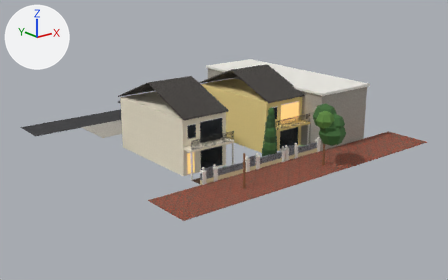
One commit to the glTF model art/models/home/shenton/shenton_site.glb: the scene before it, then after it.
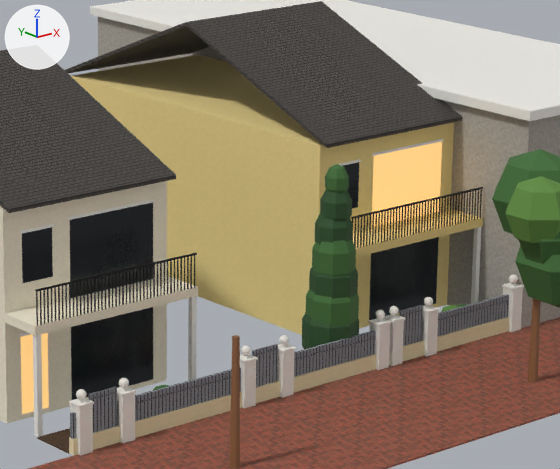
Old and new are each drawn whole from a 50 mm camera at (-40.0, -49.6, 22.7) aimed at (5.9, 7.8, -0.3) and again close up on the part from 41% to 74% of the width and 23% to 67% of the height. Lighting does not change. The marker at upper left points along +X, +Y and +Z. The older version's two pictures come first. Where no turn or scale is listed for an object, it has been applied to the vertices. Vertices at exactly the same position are counted once.

The first close-up shows 'Gate_Front', 'PencilPine', 'Site', 'Site-col', 'Site_Gate_13', 'Site_Gate_17', 'StreetTree1', 'StreetTree2' and 1 more.
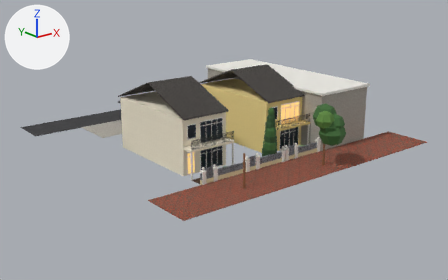
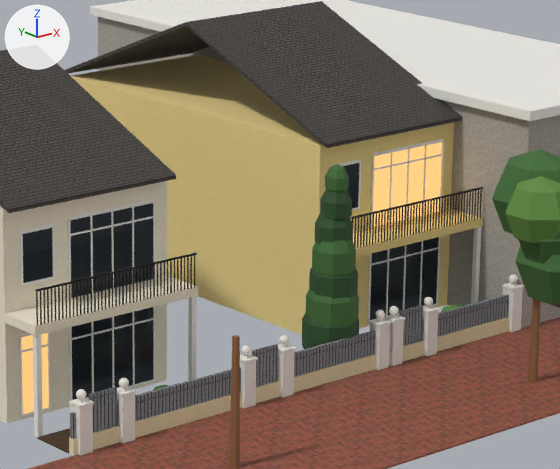
Location of each change, (x1, y1, x2, y2) in pixels of the close-ups (560 x 469 px):
'Site', reshaped: before (0, 0, 560, 414); after (0, 0, 560, 417)
part 1 of me_site, added: after (85, 379, 155, 399)
part 2 of me_site, added (mostly hidden): after (91, 322, 94, 393)
part 3 of me_site, added (mostly hidden): after (112, 317, 114, 388)
part 4 of me_site, added: after (132, 312, 135, 385)
part 5 of me_site, added: after (72, 318, 154, 340)
part 6 of me_site, added: after (90, 215, 93, 293)
part 7 of me_site, added: after (111, 211, 114, 289)
part 8 of me_site, added: after (132, 207, 134, 284)
part 9 of me_site, added: after (71, 216, 154, 236)
part 10 of me_site, added: after (386, 249, 389, 316)
part 11 of me_site, added (mostly hidden): after (403, 245, 406, 310)
part 12 of me_site, added (mostly hidden): after (419, 241, 423, 305)
part 13 of me_site, added: after (339, 139, 444, 321)
part 14 of me_site, added: after (19, 199, 155, 415)

Diff of the bpy script that builds the scene:
```diff
--- a/art/models/home/shenton/shenton_site.glb.py
+++ b/art/models/home/shenton/shenton_site.glb.py
@@ me_site @@
 # used by ob_site; location = (0.0, 0.0, 0.0)
-me_site.from_pydata(...)  # 1118 vertices, 1688 faces; spans x -5.8..19.2, y -3.5..23.1, z 0.0..8.8
+me_site.from_pydata(...)  # 1806 vertices, 2888 faces; spans x -5.8..19.2, y -3.5..23.1, z 0.0..8.8
+# me_site part 1: a new loose piece, a box spanning x -3.66..-0.64, y -0.235..-0.21, z 0.09..0.15, in mat_trimwhite (white #f3f1ea)
+# me_site part 2: a new loose piece, a box spanning x -2.9..-2.85, y -0.235..-0.21, z 0.15..2.4, in mat_trimwhite (white #f3f1ea)
+# me_site part 3: a new loose piece, a box spanning x -2.175..-2.125, y -0.235..-0.21, z 0.15..2.4, in mat_trimwhite (white #f3f1ea)
+# me_site part 4: a new loose piece, a box spanning x -1.45..-1.4, y -0.235..-0.21, z 0.15..2.4, in mat_trimwhite (white #f3f1ea)
+# me_site part 5: a new loose piece, a box spanning x -3.6..-0.7, y -0.235..-0.21, z 1.95..2.0, in mat_trimwhite (white #f3f1ea)
+# me_site part 6: a new loose piece, a box spanning x -2.9..-2.85, y -0.235..-0.21, z 3.16..5.4, in mat_trimwhite (white #f3f1ea)
+# me_site part 7: a new loose piece, a box spanning x -2.175..-2.125, y -0.235..-0.21, z 3.16..5.4, in mat_trimwhite (white #f3f1ea)
+# me_site part 8: a new loose piece, a box spanning x -1.45..-1.4, y -0.235..-0.21, z 3.16..5.4, in mat_trimwhite (white #f3f1ea)
+# me_site part 9: a new loose piece, a box spanning x -3.6..-0.7, y -0.235..-0.21, z 4.95..5.0, in mat_trimwhite (white #f3f1ea)
+# me_site part 10: a new loose piece, a box spanning x 8.5..8.55, y -0.235..-0.21, z 0.15..2.4, in mat_trimwhite (white #f3f1ea)
+# me_site part 11: a new loose piece, a box spanning x 9.225..9.275, y -0.235..-0.21, z 0.15..2.4, in mat_trimwhite (white #f3f1ea)
+# me_site part 12: a new loose piece, a box spanning x 9.95..10.0, y -0.235..-0.21, z 0.15..2.4, in mat_trimwhite (white #f3f1ea)
+# me_site part 13: 120 vertices added at x 6.0..10.8, y -0.2, z 0.1..5.4
+# me_site part 14: 80 vertices added at x -5.4..-0.6, y -0.2, z 0.1..5.4
+# other edits to the shape of me_site do not show in these pictures
 me_site.materials.append(mat_trimwhite)
```
